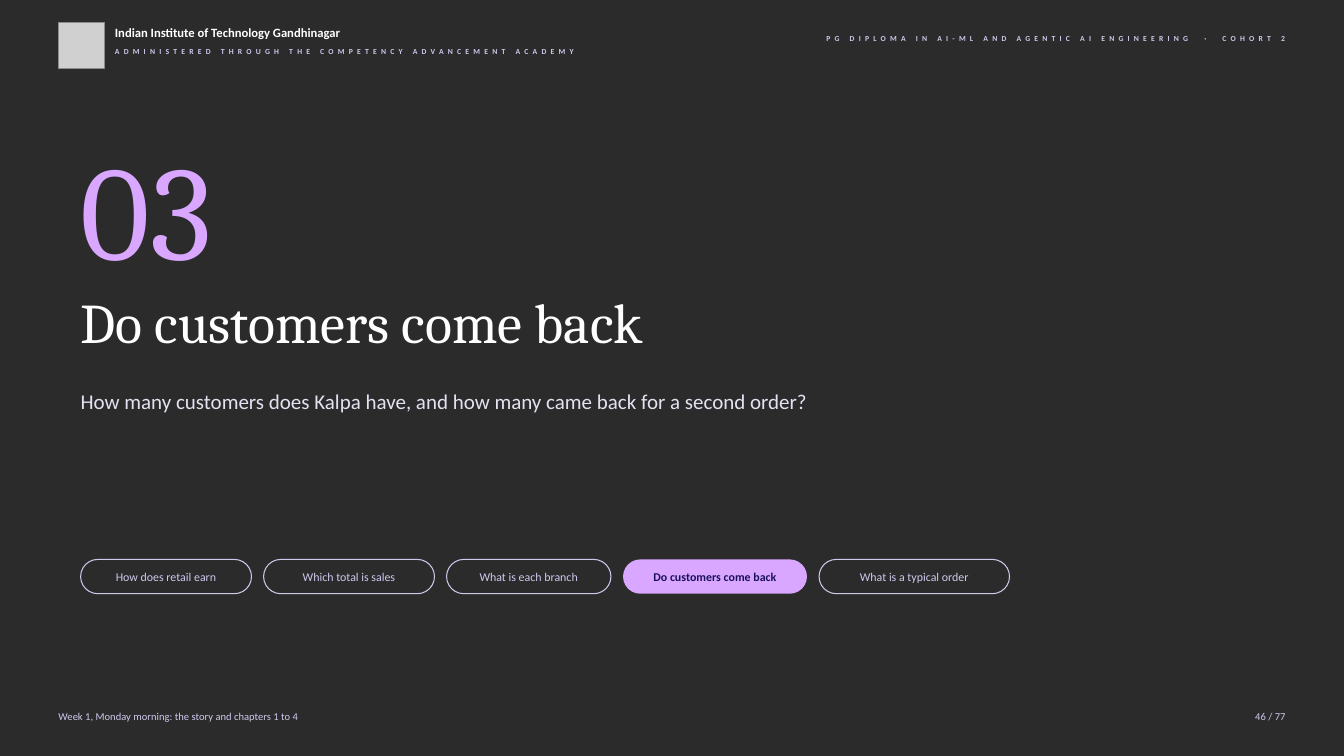
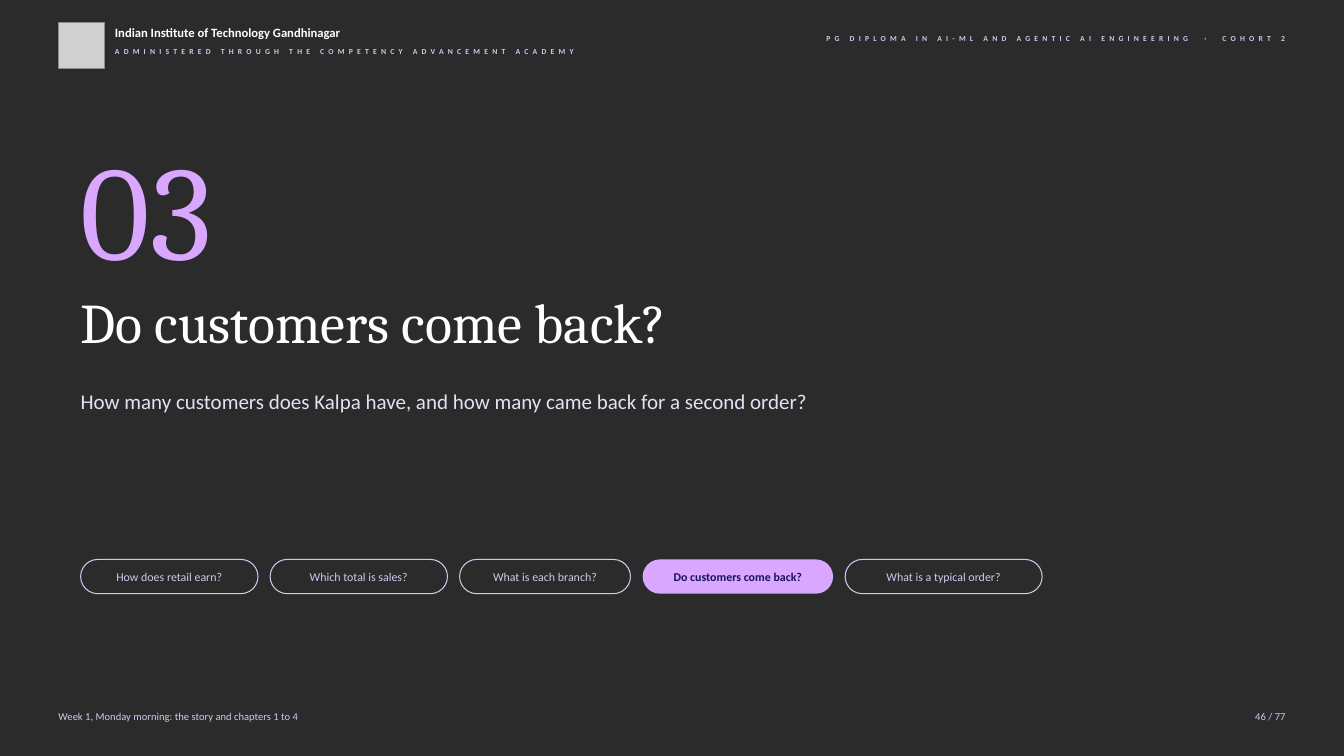
Before and after one commit to fde-academy-lab/c2-content-factory, a slide deck: slide 46 of content/W01/D1/slides/C2_W01_D01_half1_STUDENT.pptx. Drawn at 1344x756 pixels with LibreOffice and Linux fonts; fonts in the diff are those of the drawing; grey boxes stand for pictures; background and template pictures are left out; a plain dark background stands for a picture behind light text. Boxes give left, top, right and bottom in pixels: in the first picture for what was removed or moved away, otherwise in the second. Text is boxed around its words. In the diff, an @@ line names an element or a change of style, - is before the commit and + after.

```diff
--- a/content/W01/D1/slides/C2_W01_D01_half1_STUDENT.pptx
+++ b/content/W01/D1/slides/C2_W01_D01_half1_STUDENT.pptx
@@ text at <box>81,304,667,344</box>: text changed @@
-Do customers come back
+Do customers come back?
@@ rounded rectangle "How does retail earn?": place and size @@
-rounded rectangle "How does retail earn?" at <box>81,560,252,594</box>
+rounded rectangle "How does retail earn?" at <box>81,560,258,594</box>
@@ rounded rectangle "Which total is sales?": place and size @@
-rounded rectangle "Which total is sales?" at <box>264,560,436,594</box>
+rounded rectangle "Which total is sales?" at <box>270,560,448,594</box>
@@ rounded rectangle "What is each branch?": place and size @@
-rounded rectangle "What is each branch?" at <box>447,560,611,594</box>
+rounded rectangle "What is each branch?" at <box>460,560,631,594</box>
@@ rounded rectangle "Do customers come back?": place and size @@
-rounded rectangle "Do customers come back?" at <box>623,560,807,594</box>
+rounded rectangle "Do customers come back?" at <box>643,560,834,594</box>
@@ rounded rectangle "What is a typical order?": place and size @@
-rounded rectangle "What is a typical order?" at <box>820,560,1010,594</box>
+rounded rectangle "What is a typical order?" at <box>845,560,1042,594</box>
@@ text in rounded rectangle at <box>116,572,223,581</box>: text changed @@
-How does retail earn
+How does retail earn?
@@ text in rounded rectangle at <box>310,572,407,581</box>: text changed @@
-Which total is sales
+Which total is sales?
@@ text in rounded rectangle at <box>493,572,597,581</box>: text changed @@
-What is each branch
+What is each branch?
@@ text in rounded rectangle at <box>674,572,802,581</box>: text changed @@
-Do customers come back
+Do customers come back?
@@ text in rounded rectangle at <box>886,572,1000,583</box>: text changed @@
-What is a typical order
+What is a typical order?
```
Also in this commit, not shown: 76 other slides changed, 5 other files.
